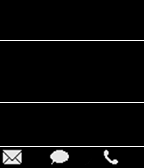
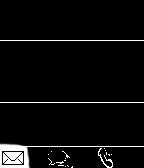
Layers edited between the first and the second (144, 168) image:
renamed "Calque 1 copie 2" to "Lignes", painted on it over left=0, top=143, right=26, bottom=146
added group "Groupe 1" with 5 layers above "Icons" over left=0, top=143, right=119, bottom=168
added layer "Phone Auricular With Up Arrow. Attribute as Freepik from Flaticon.com" in group "Groupe 1" over left=98, top=148, right=113, bottom=168
added layer "Mail Transparent" in group "Groupe 1" over left=0, top=143, right=31, bottom=168
added layer "Messages" in group "Groupe 1" over left=48, top=150, right=73, bottom=168
hid "Icons", painted on it over left=0, top=147, right=119, bottom=168
